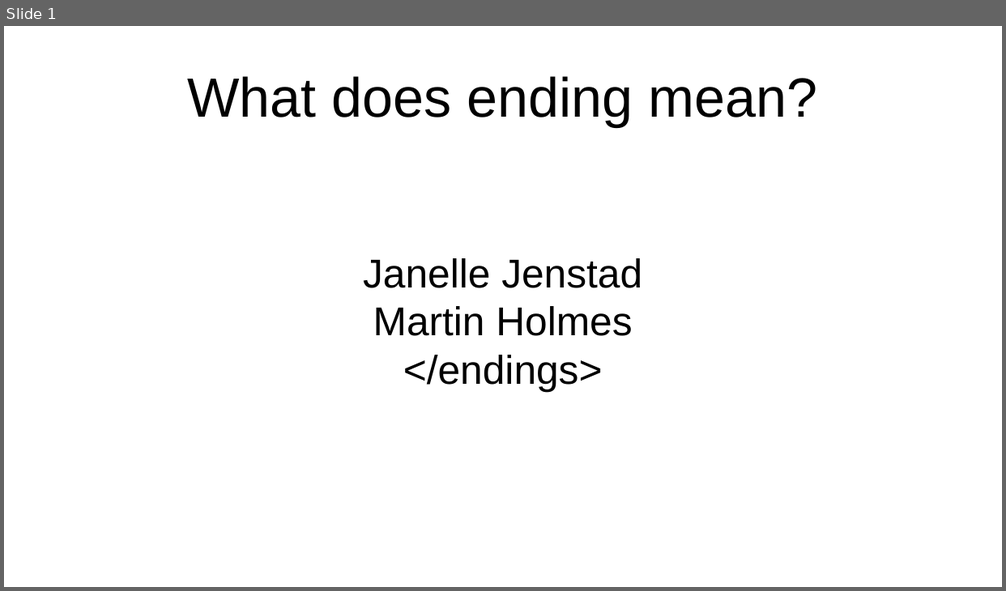
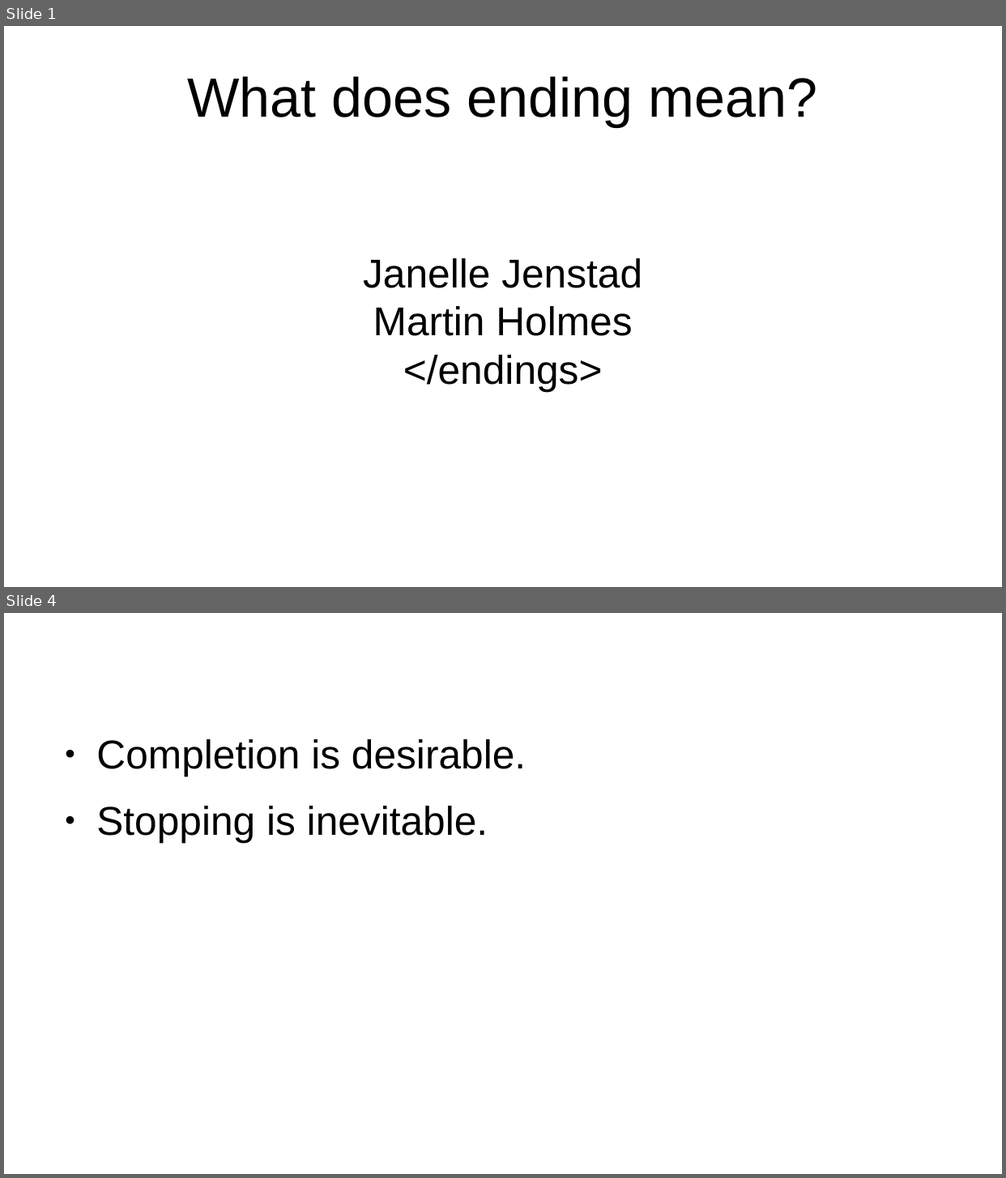
Before and after one commit to projectEndings/Endings, a slide deck: presentations/dhsi2019/what_does_ending_mean.odp. Shown one above the other, each under a label of ours: slide 1 before the commit, slides 1 and 4 after it; the slides between them are not shown. The pictures are 1006x591 and 1006x1178 pixels, drawn with LibreOffice and Linux fonts; fonts in the diff are those of the drawing; background and template pictures are left out. Boxes give left, top, right and bottom in pixels: in the first picture for what was removed or moved away, otherwise in the second. Text is boxed around its words. In the diff, an @@ line names an element or a change of style, - is before the commit and + after.

```diff
--- a/presentations/dhsi2019/what_does_ending_mean.odp
+++ b/presentations/dhsi2019/what_does_ending_mean.odp
@@ slide 4 added at [4,613,1002,1174], background #FFFFFF @@
@@ text added at [96,739,526,843], 32 pt, text #000000 @@
+● Completion is desirable.
+● Stopping is inevitable.
```
Also in this commit, not shown: 21 other slides added, 12 other files.
